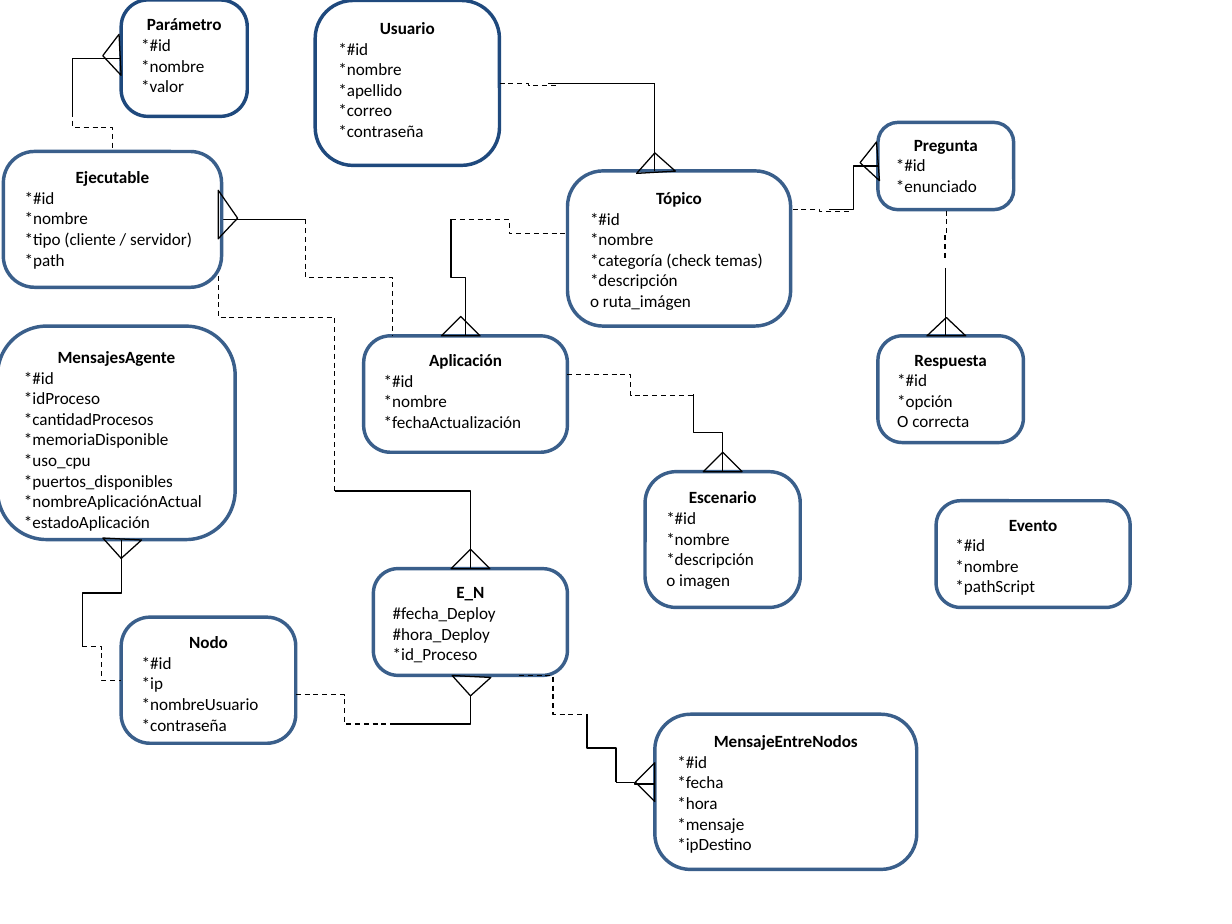
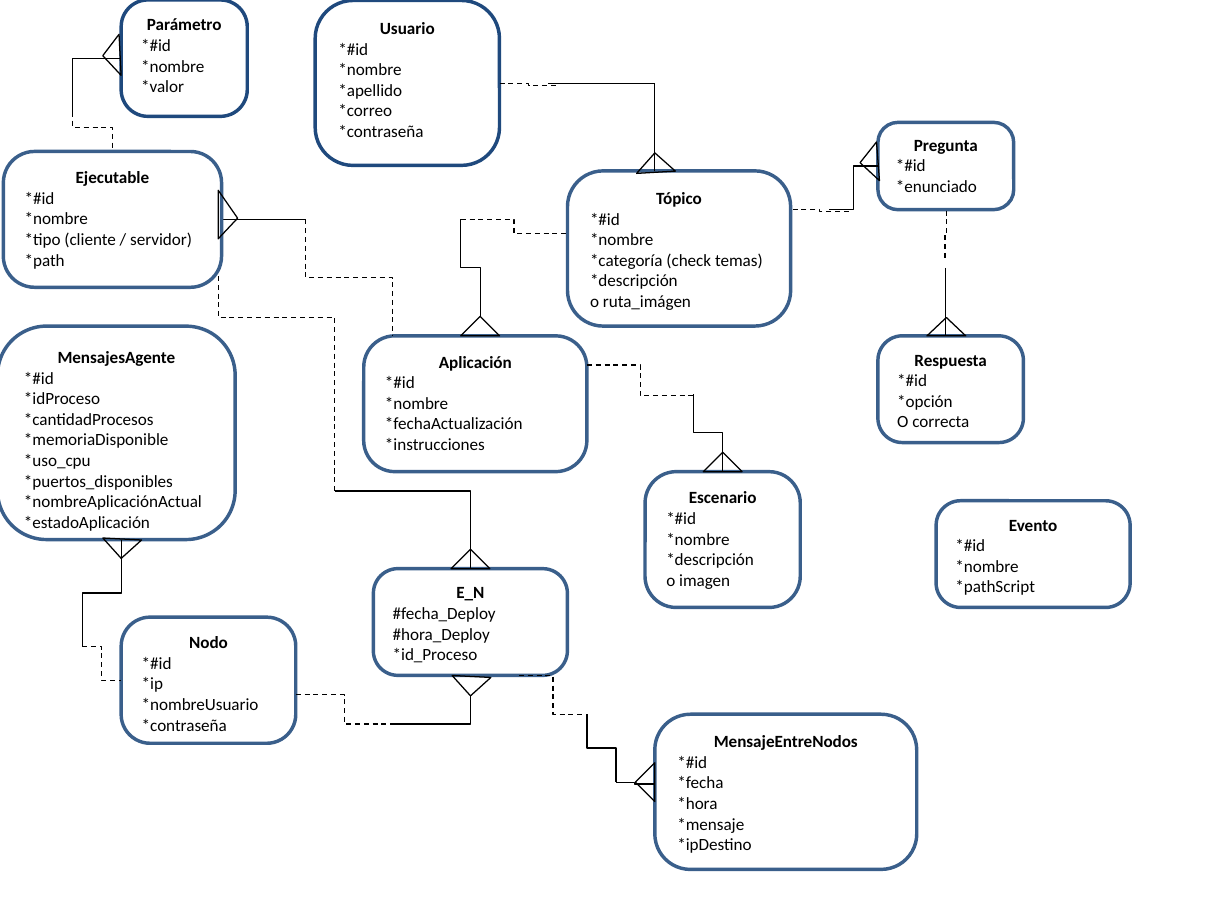
Before and after one commit to qckzr/teg-hs, a slide deck: slide 1 of Documentos/er.pptx. Drawn at 1232x924 pixels with LibreOffice and Linux fonts; fonts in the diff are those of the drawing. Boxes give left, top, right and bottom in pixels: in the first picture for what was removed or moved away, otherwise in the second. Text is boxed around its words. In the diff, an @@ line names an element or a change of style, - is before the commit and + after.

Commit message:
Servidor Central: Metodos para insertar en bd, redirigir mensajes, ejecutar aplicaciones, capturar mensajes a traves de la librería. Clase Nodo activo para chequear los nodos activos del SD ER: Agregado columna de instrucciones en la BD Librería de mensajes: Agregado metodo de eliminar mensaje.

```diff
--- a/Documentos/er.pptx
+++ b/Documentos/er.pptx
@@ elbow line moved from (451, 219) - (568, 234) to (461, 219) - (568, 234) @@
@@ elbow line moved from (466, 336) - (451, 219) to (480, 317) - (461, 219) @@
@@ triangle: place and size @@
-triangle at <box>441,317,479,336</box>
+triangle at <box>461,317,499,336</box>
@@ rounded rectangle "Aplicación": place and size @@
-rounded rectangle "Aplicación" at <box>363,336,567,452</box>
+rounded rectangle "Aplicación" at <box>363,336,586,472</box>
@@ elbow line moved from (568, 375) - (694, 395) to (586, 365) - (694, 395) @@
@@ text in rounded rectangle at <box>385,438,485,450</box>: paragraph added @@
+*instrucciones
```
Also in this commit, not shown: 12 other files.
